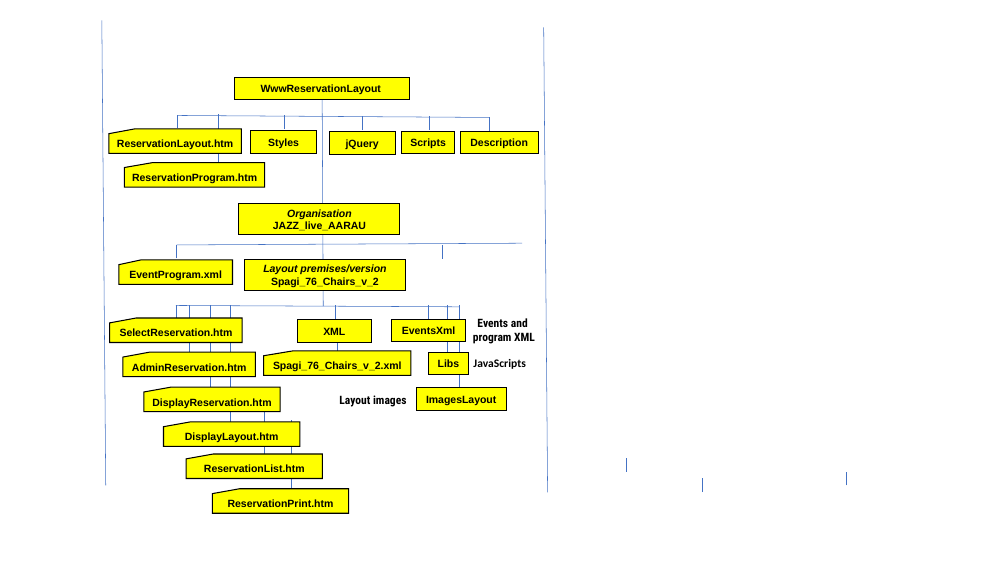
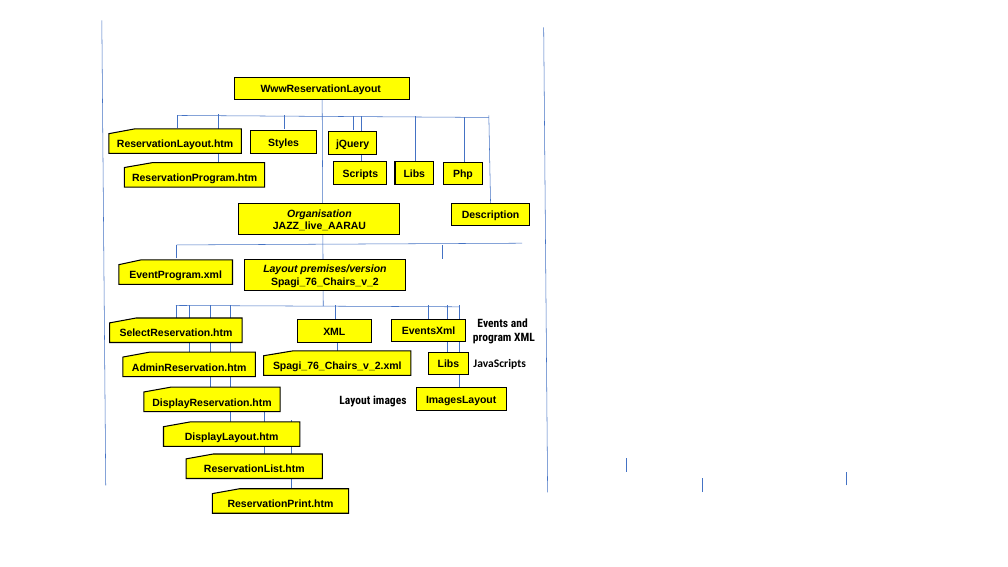
Before and after one commit to JazzLiveAarau/WwwReservationLayout, a slide deck: slide 10 of Description/ReservationLayout.pptx. Drawn at 1008x567 pixels with LibreOffice and Linux fonts; fonts in the diff are those of the drawing. Boxes give left, top, right and bottom in pixels: in the first picture for what was removed or moved away, otherwise in the second. Text is boxed around its words. In the diff, an @@ line names an element or a change of style, - is before the commit and + after.

```diff
--- a/Description/ReservationLayout.pptx
+++ b/Description/ReservationLayout.pptx
@@ line moved from (363, 130) - (363, 116) to (354, 130) - (354, 116) @@
@@ line moved from (430, 130) - (430, 116) to (361, 163) - (361, 116) @@
@@ line added from (415, 163) to (415, 116), #4472C4 0.5 pt @@
@@ line added from (464, 163) to (464, 117), #4472C4 0.5 pt @@
@@ line moved from (489, 131) - (489, 117) to (491, 203) - (489, 116) @@
@@ rectangle "jQuery": place and size @@
-rectangle "jQuery" at <box>329,132,395,154</box>
+rectangle "jQuery" at <box>328,132,377,154</box>
@@ rectangle "Scripts": place and size @@
-rectangle "Scripts" at <box>402,132,454,154</box>
+rectangle "Scripts" at <box>334,162,387,185</box>
@@ rectangle added at <box>395,162,434,185</box>, fill #FFFF00, outline #000000 1 pt, 10 pt, text #000000, bold @@
+Libs
@@ rectangle added at <box>444,163,482,185</box>, fill #FFFF00, outline #000000 1 pt, 10 pt, text #000000, bold @@
+Php
@@ rectangle "Description": place and size @@
-rectangle "Description" at <box>461,132,538,154</box>
+rectangle "Description" at <box>451,203,529,226</box>
```
Also in this commit, not shown: 7 other files.
